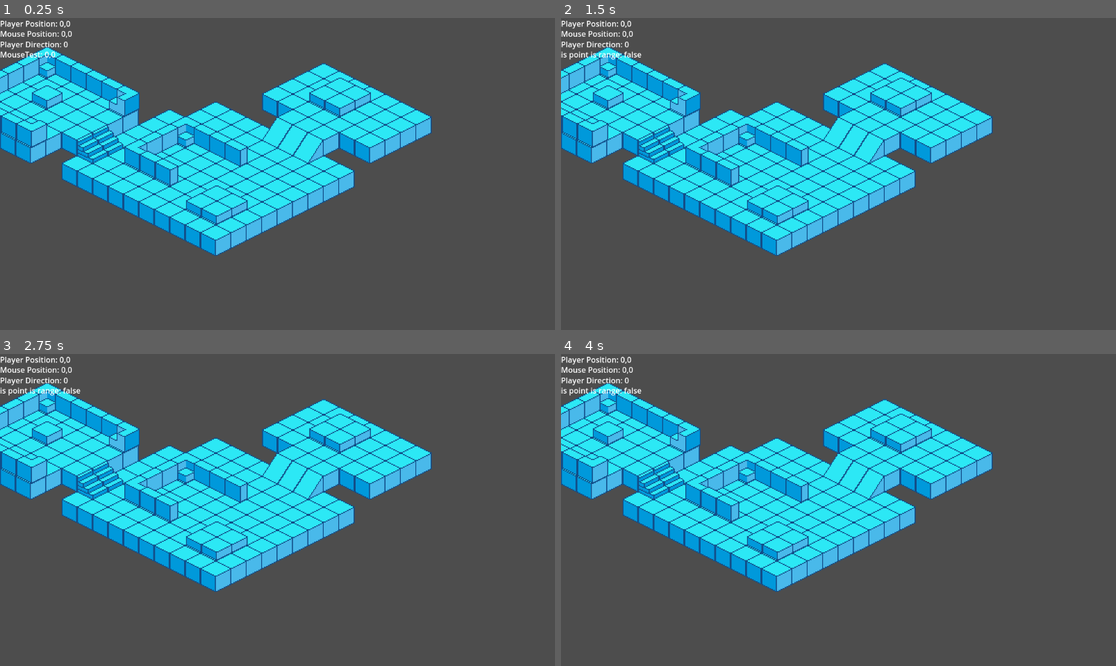
Above: before the commit, frames 1-4 (two rows, left to right).
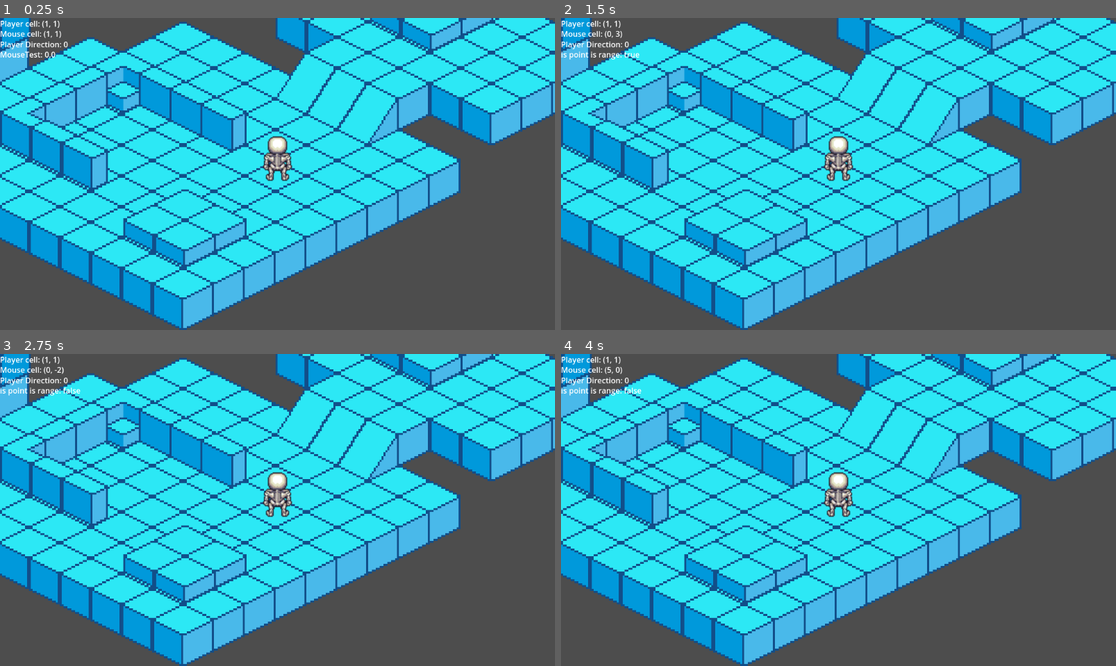
Above: after the commit, the same moments.

Repository: quinnban/fuzzy-garbanzo
Game: Godot game, scene res://Map/map.tscn
Two runs of this game, one before a commit and one after it. Both use one fixed random seed, a clock stepped at 60 frames per second and the inputs below.
Inputs (mouse positions are in pixels of both pictures, inside the frame that each line leads up to):
- Up to frame 1 (0.25 s): no input
- Up to frame 2 (1.5 s): tap Enter at 0.5 s; move the mouse to (960, 158) at 0.52 s; hold Right (ui_right) 0.53-1.28 s; click (960, 158) at 0.67 s; tap Space at 1.25 s; move the mouse to (727, 189) at 1.27 s; hold Down (ui_down) from 1.28 s (still down); click (727, 189) at 1.42 s
- Up to frame 3 (2.75 s): tap Enter at 2 s; move the mouse to (333, 441) at 2.02 s; release Down (ui_down) at 2.03 s; hold Right (ui_right) from 2.03 s (still down); click (333, 441) at 2.17 s
- Up to frame 4 (4 s): tap Space at 2.75 s; move the mouse to (810, 572) at 2.77 s; release Right (ui_right) at 2.78 s; hold Up (ui_up) 2.78-3.53 s; click (810, 572) at 2.92 s; tap Enter at 3.5 s; move the mouse to (1005, 556) at 3.52 s; hold Left (ui_left) from 3.53 s (still down); click (1005, 556) at 3.67 s

The runs differ from the first frame. In frame 1, 59% of the frame differs, in the area x 0-100%, y 0-100%; in frame 2, 59%; in frame 3, 59%; in frame 4, 59%.
Error before the commit: Attempt to call function 'to_local' in base 'null instance' on a null instance. (res://Player/player.gd:39)

Commit message:
walls are not working

Diff:
--- a/anime-showdown/Map/map.gd
+++ b/anime-showdown/Map/map.gd
@@ -106,7 +106,7 @@
 	player.move_player_on_path(astar_get_path(player.get_player_tile(),get_mouse_cell()))
 
 func highlight_mouse_path() -> void:
-	wall_map.clear();
+	astar_map.clear();
 	var path = astar_get_path(player.get_player_tile(),get_mouse_cell())
 	for i in path:
 		if is_useable_tile(i):
--- a/anime-showdown/Map/map.tscn
+++ b/anime-showdown/Map/map.tscn
@@ -90,6 +90,7 @@
 3:7/0 = 0
 3:7/0/texture_origin = Vector2i(0, -8)
 2:0/0 = 0
+2:0/0/texture_origin = Vector2i(0, -8)
 2:0/0/custom_data_0 = true
 
 [sub_resource type="TileSet" id="TileSet_rr5ff"]
@@ -147,11 +148,10 @@
 
 [node name="Player" parent="." instance=ExtResource("6_d1580")]
 unique_name_in_owner = true
-visible = false
 z_index = 2
-position = Vector2(33, 19)
+position = Vector2(18, 23)
 
 [node name="Camera2D" type="Camera2D" parent="Player"]
-zoom = Vector2(2, 2)
+zoom = Vector2(4, 4)
 
 [node name="DebugMenu" parent="." instance=ExtResource("9_lymsy")]
--- a/anime-showdown/Player/player.gd
+++ b/anime-showdown/Player/player.gd
@@ -4,9 +4,7 @@
 @onready var animated_sprite = $AnimatedSprite2D
 
 @onready var map = get_parent()
-@onready var layer1 = map.get_node("Layer 1")
-@onready var layer2 = map.get_node("Layer 2")
-@onready var layer3 = map.get_node("Layer 3")
+@onready var terrain_map = map.get_node("terrain")
 @onready var ui = map.get_node("DebugMenu")
 
 var movementRange: int = 3;
@@ -16,10 +14,10 @@
 func _process(_delta: float) -> void:
 	update_mouse_debug()
 	var current_global_pos = global_position
-	var current_local_pos = layer1.to_local(current_global_pos)
+	var current_local_pos = terrain_map.to_local(current_global_pos)
 	current_local_pos.x = floor(current_local_pos.x);
 	current_local_pos.y = floor(current_local_pos.y);
-	var current_cell = layer1.local_to_map(current_local_pos)
+	var current_cell = terrain_map.local_to_map(current_local_pos)
 	ui.update_line_1("Player cell: " + str(current_cell))
 
 func _ready() -> void:
@@ -27,26 +25,22 @@
 	animated_sprite.play("default");
 
 func set_tile_at_position(cell_pos: Vector2i, tileId: int):
-	if layer1.isInLayer(cell_pos):
-		layer1.set_cell( cell_pos, tileId, Vector2i.ZERO)
-	if layer2.isInLayer(cell_pos):
-		layer2.set_cell( cell_pos, tileId, Vector2i.ZERO)
-	if layer3.isInLayer(cell_pos):
-		layer3.set_cell( cell_pos, tileId, Vector2i.ZERO)
+	if terrain_map.isInLayer(cell_pos):
+		terrain_map.set_cell( cell_pos, tileId, Vector2i.ZERO)
 
 func update_mouse_debug() -> void:
 	var mouse_position_viewport = get_global_mouse_position()
-	var mouse_local_pos = layer1.to_local(mouse_position_viewport)
+	var mouse_local_pos = terrain_map.to_local(mouse_position_viewport)
 	mouse_local_pos.x = floor(mouse_local_pos.x);
 	mouse_local_pos.y = floor(mouse_local_pos.y);
-	var mouse_cell = layer1.local_to_map(mouse_local_pos);
+	var mouse_cell = terrain_map.local_to_map(mouse_local_pos);
 	ui.update_line_2("Mouse cell: " + str(mouse_cell))
 
 func get_player_tile() -> Vector2i:
-	var current_local_pos = layer1.to_local(global_position)
+	var current_local_pos = terrain_map.to_local(global_position)
 	current_local_pos.x = floor(current_local_pos.x);
 	current_local_pos.y = floor(current_local_pos.y);
-	var current_cell = layer1.local_to_map(current_local_pos)
+	var current_cell = terrain_map.local_to_map(current_local_pos)
 	return current_cell
 
 #func _physics_process(delta: float) -> void:
@@ -89,7 +83,7 @@
 	animated_sprite.play("default");
 
 func move_postion(direction) -> void:
-	for i in range(16):
+	for i in range(8):
 		match direction:
 			Enums.DIRECTION.UP:
 				position.x += 2
--- a/anime-showdown/Player/player.tscn
+++ b/anime-showdown/Player/player.tscn
@@ -287,9 +287,8 @@
 shape = SubResource("CircleShape2D_4ntmi")
 
 [node name="AnimatedSprite2D" type="AnimatedSprite2D" parent="."]
-position = Vector2(0, -20)
+position = Vector2(0, -11)
+scale = Vector2(0.5, 0.5)
 sprite_frames = SubResource("SpriteFrames_f4lon")
-animation = &"down"
-frame = 6
-frame_progress = 0.11794638
+animation = &"up"
 script = ExtResource("3_gwnis")
